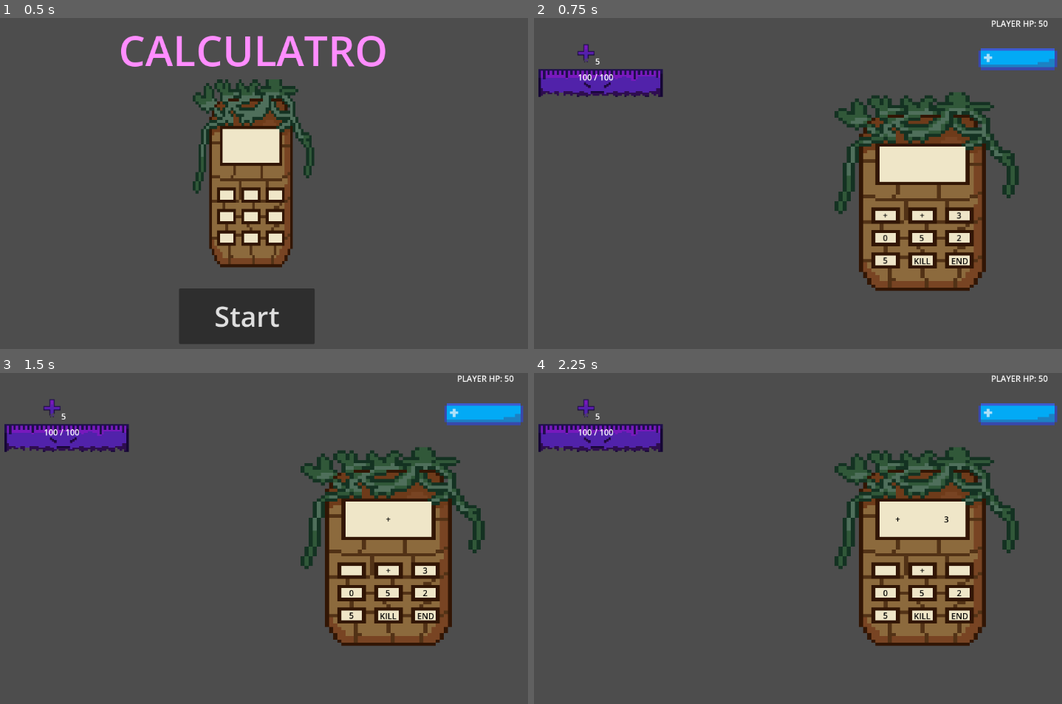
Above: before the commit, frames 1-4 (two rows, left to right).
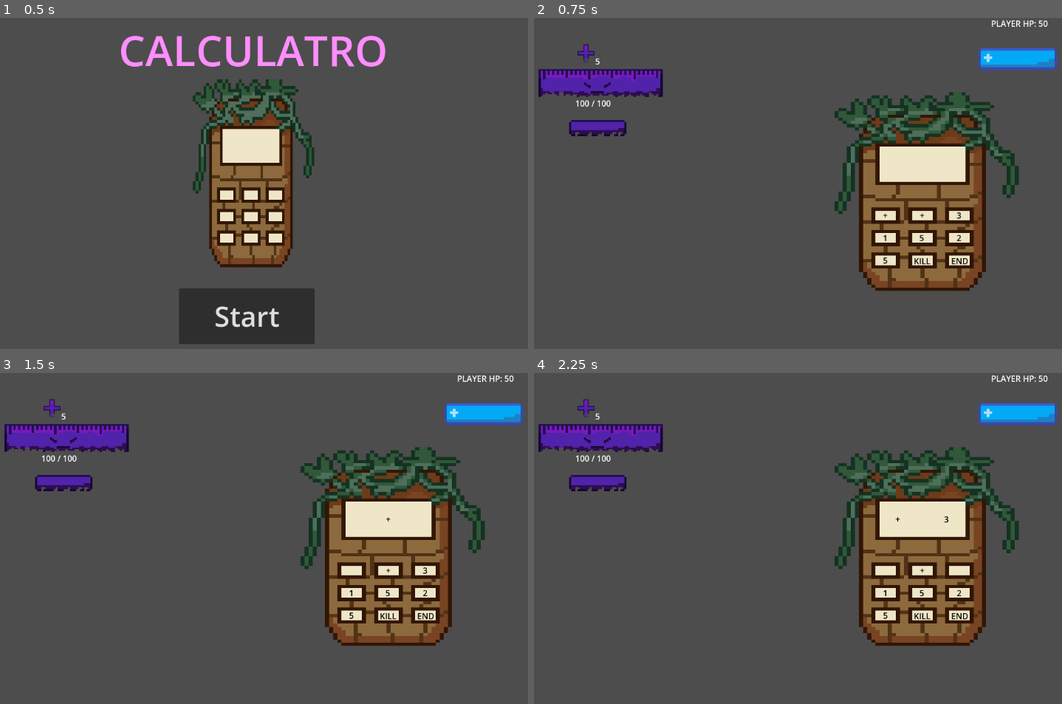
Above: after the commit, the same moments.

Repository: PalatronDead/Calculatro
Game: Godot game, scene res://scenes/main_menu.tscn
Same seed, same stepped clock (60 frames per second), same inputs: the game is played once before the commit and once after it.
Inputs:
- Up to frame 1 (0.5 s): no input
- Up to frame 2 (0.75 s): click "Start" at 0.5 s
- Up to frame 3 (1.5 s): click "+" at 1.25 s
- Up to frame 4 (2.25 s): click "3" at 2 s

Frame 1 is identical in both runs. In frame 2, 0.6% of the frame differs, in the area x 6-67%, y 16-68%; in frame 3, 0.6%; in frame 4, 0.6%.

Commit message:
Feat: Added some hp bar ui's for both the enemy and the player, and added some cool particle stuff. Also, added some effects for dividing by 0 but you can't really know what effect it is XD. Later on, it will be displayed with some ui

Diff:
--- a/battle_manager.gd
+++ b/battle_manager.gd
@@ -125,7 +125,7 @@
 	camera.apply_shake(25.0)
 
 func effect_chaos_spike():
-	calculator_ui.clear_equation()
+	calculator_ui._clear_equation()
 	RunManager.chaos_level = 3
 	calculator_ui.hide()
 	for enemy in current_enemies:
@@ -188,7 +188,7 @@
 func _on_reroll_selected(amount_rerolls: int, max_rewards: int):
 	if(amount_rerolls == 1):
 		var random_reward: Array[ItemData] = []
-		for i in range(max_rewards):
+		for i in range(max_rewards + 1):
 			random_reward.append(LootManager.manage_loot(preload("res://resources/loot_table_world1.tres")).item)
 		reward_screen.set_rewards(random_reward)
 	else:
--- a/enemy/enemy.gd
+++ b/enemy/enemy.gd
@@ -5,6 +5,12 @@
 @onready var state_machine: StateMachine = $StateMachine
 @onready var intent_icon: TextureRect = $IntentIcon
 @onready var intent_label: Label = $IntentLabel
+@onready var ghost_bar: TextureProgressBar = $GhostBar
+@onready var health_bar: TextureProgressBar = $HealthBar
+
+var ghost_tween: Tween
+
+
 
 var current_hp: int
 
@@ -18,6 +24,12 @@
 
 func _ready():
 	if data:
+		ghost_bar.max_value = data.max_hp
+		health_bar.max_value = data.max_hp
+
+		ghost_bar.value = data.max_hp
+		health_bar.value = data.max_hp
+		print('The maximum value of the HP Bar is: ', health_bar.max_value)
 		setup_enemy()
 
 func setup_enemy():
@@ -37,11 +49,22 @@
 		final_damage = amount / 2
 
 	current_hp -= final_damage
+	health_bar.value = current_hp
+	print('The aximum value of the HP Bar after getting hit is : ', health_bar.max_value)
+	print('The value of the HP Bar after getting hit is : ', health_bar.value)
+	if ghost_tween and ghost_tween.is_running():
+		ghost_tween.kill()
+
+	ghost_tween = create_tween()
+
+	ghost_tween.tween_interval(0.2)
+
+	ghost_tween.tween_property(ghost_bar, "value", current_hp, 0.4).set_trans(Tween.TRANS_SINE).set_ease(Tween.EASE_OUT)
 	update_ui()
 
-	modulate = Color.RED
+	self.modulate = Color.RED
 	await get_tree().create_timer(0.1).timeout
-	modulate = Color.WHITE
+	self.modulate = Color.WHITE
 
 	if current_hp <= 0:
 		die()
--- a/enemy/enemy.tscn
+++ b/enemy/enemy.tscn
@@ -8,6 +8,9 @@
 [ext_resource type="Script" uid="uid://b47gb4p5escmg" path="res://Base/state_machine.gd" id="4_p200p"]
 [ext_resource type="Resource" uid="uid://dpg0o8vpi2w0k" path="res://enemy/enemyResources/actionsResources/defend_action.tres" id="5_o3pv7"]
 [ext_resource type="Script" uid="uid://dcooox3ejx2iu" path="res://enemy/enemyScripts/enemy_data.gd" id="6_xoplw"]
+[ext_resource type="Texture2D" uid="uid://dxy58ophsjvha" path="res://sprites/Hp_Calculatro_Enemy_GhostBar.png" id="9_o3pv7"]
+[ext_resource type="Texture2D" uid="uid://bi5m71fwactoo" path="res://sprites/Hp_Calculatro_Enemy_HpBar.png" id="10_xoplw"]
+[ext_resource type="Texture2D" uid="uid://ldiksxcgvwkm" path="res://sprites/Hp_Calculatro_Enemy_Border.png" id="11_6yflr"]
 
 [sub_resource type="Resource" id="Resource_yk5n2"]
 script = ExtResource("4_78jik")
@@ -35,10 +38,10 @@
 texture = ExtResource("2_md0e3")
 
 [node name="HPLabel" type="Label" parent="." unique_id=470541237]
-offset_left = -31.0
-offset_top = -28.0
-offset_right = 50.0
-offset_bottom = -5.0
+offset_left = -36.0
+offset_top = 23.0
+offset_right = 45.0
+offset_bottom = 46.0
 
 [node name="IntentIcon" type="TextureRect" parent="." unique_id=2022101534]
 offset_left = -35.0
@@ -61,4 +64,30 @@
 offset_right = 138.0
 offset_bottom = 27.0
 
+[node name="GhostBar" type="TextureProgressBar" parent="." unique_id=181341821]
+offset_left = -120.0
+offset_top = -17.0
+offset_right = -56.0
+offset_bottom = 47.0
+scale = Vector2(4, 4)
+mouse_filter = 2
+step = 0.1
+fill_mode = 1
+texture_progress = ExtResource("9_o3pv7")
+texture_progress_offset = Vector2(19, 22)
+
+[node name="HealthBar" type="TextureProgressBar" parent="." unique_id=1781118411]
+texture_filter = 1
+offset_left = -120.0
+offset_top = -17.0
+offset_right = -56.0
+offset_bottom = 47.0
+scale = Vector2(4, 4)
+mouse_filter = 2
+step = 0.1
+fill_mode = 1
+texture_over = ExtResource("11_6yflr")
+texture_progress = ExtResource("10_xoplw")
+texture_progress_offset = Vector2(19, 22)
+
 [connection signal="pressed" from="TextureButton" to="." method="_on_enemy_pressed"]
--- a/run_manager.gd
+++ b/run_manager.gd
@@ -15,10 +15,8 @@
 func start_new_run():
 	current_hp = max_hp
 	deck = [
-	preload("res://resources/number_zero.tres"),
-	preload("res://resources/number_zero.tres"),
-	#preload("res://resources/number_one.tres"),
-	#preload("res://resources/number_one.tres"),
+	preload("res://resources/number_one.tres"),
+	preload("res://resources/number_one.tres"),
 	preload("res://resources/number_one.tres"),
 	preload("res://resources/number_two.tres"),
 	preload("res://resources/number_two.tres"),
@@ -32,10 +30,8 @@
 	preload("res://resources/op_plus.tres"),
 	preload("res://resources/op_plus.tres"),
 	preload("res://resources/op_plus.tres"),
-	preload("res://resources/op_division.tres"),
-	preload("res://resources/op_division.tres"),
-	#preload("res://resources/op_plus.tres"),
-	#preload("res://resources/op_plus.tres"),
+	preload("res://resources/op_plus.tres"),
+	preload("res://resources/op_plus.tres"),
 ]
 	runDeck = deck.duplicate()
 
--- a/scenes/BattleScene.tscn
+++ b/scenes/BattleScene.tscn
@@ -244,7 +244,7 @@
 position = Vector2(459, 137)
 
 [node name="ThirdEnemyPositionMarker" type="Marker2D" parent="." unique_id=683107923]
-position = Vector2(318, 254)
+position = Vector2(314, 299)
 
 [node name="Popups" type="CanvasLayer" parent="." unique_id=1941701637]
 
--- a/scenes/ui/reward_screen.tscn
+++ b/scenes/ui/reward_screen.tscn
@@ -1,8 +1,8 @@
-[gd_scene load_steps=2 format=3 uid="uid://cyru5tb0ceyo5"]
+[gd_scene format=3 uid="uid://cyru5tb0ceyo5"]
 
 [ext_resource type="Script" uid="uid://c6i61wmhdx1iu" path="res://scenes/ui/reward_screen.gd" id="1_omiye"]
 
-[node name="RewardScreen" type="Control"]
+[node name="RewardScreen" type="Control" unique_id=1772294965]
 layout_mode = 3
 anchors_preset = 15
 anchor_right = 1.0
@@ -11,13 +11,13 @@
 grow_vertical = 2
 script = ExtResource("1_omiye")
 
-[node name="Background" type="Panel" parent="."]
+[node name="Background" type="Panel" parent="." unique_id=2008733542]
 layout_mode = 0
 offset_right = 1151.0
 offset_bottom = 650.0
 metadata/_edit_lock_ = true
 
-[node name="RewardContainer" type="HBoxContainer" parent="."]
+[node name="RewardContainer" type="HBoxContainer" parent="." unique_id=347657785]
 custom_minimum_size = Vector2(56, 31)
 layout_mode = 1
 anchors_preset = -1
@@ -34,7 +34,7 @@
 theme_override_constants/separation = 12
 alignment = 1
 
-[node name="TitleLabel" type="Label" parent="."]
+[node name="TitleLabel" type="Label" parent="." unique_id=1095496892]
 layout_mode = 0
 offset_left = 282.0
 offset_top = 62.0
@@ -43,7 +43,7 @@
 theme_override_font_sizes/font_size = 54
 text = "Choose your Reward"
 
-[node name="RewardLabel" type="Label" parent="."]
+[node name="RewardLabel" type="Label" parent="." unique_id=4106517]
 layout_mode = 0
 offset_left = 373.0
 offset_top = 134.0
@@ -52,7 +52,7 @@
 theme_override_font_sizes/font_size = 34
 text = "Rewards Collected 0/2"
 
-[node name="RerollButton" type="Button" parent="."]
+[node name="RerollButton" type="Button" parent="." unique_id=1041958552]
 layout_mode = 0
 offset_left = 440.0
 offset_top = 454.0
@@ -61,7 +61,7 @@
 theme_override_font_sizes/font_size = 34
 text = "Reroll"
 
-[node name="RerollLabel" type="Label" parent="."]
+[node name="RerollLabel" type="Label" parent="." unique_id=2141823318]
 layout_mode = 0
 offset_left = 485.0
 offset_top = 546.0
Binary file added: sprites/Hp_Calculatro_Enemy_Border.png
Not shown, added: sprites/Hp_Calculatro_Enemy_Border.png.import
Binary file added: sprites/Hp_Calculatro_Enemy_GhostBar.png
Not shown, added: sprites/Hp_Calculatro_Enemy_GhostBar.png.import
Binary file added: sprites/Hp_Calculatro_Enemy_HpBar.png
Not shown, added: sprites/Hp_Calculatro_Enemy_HpBar.png.import
